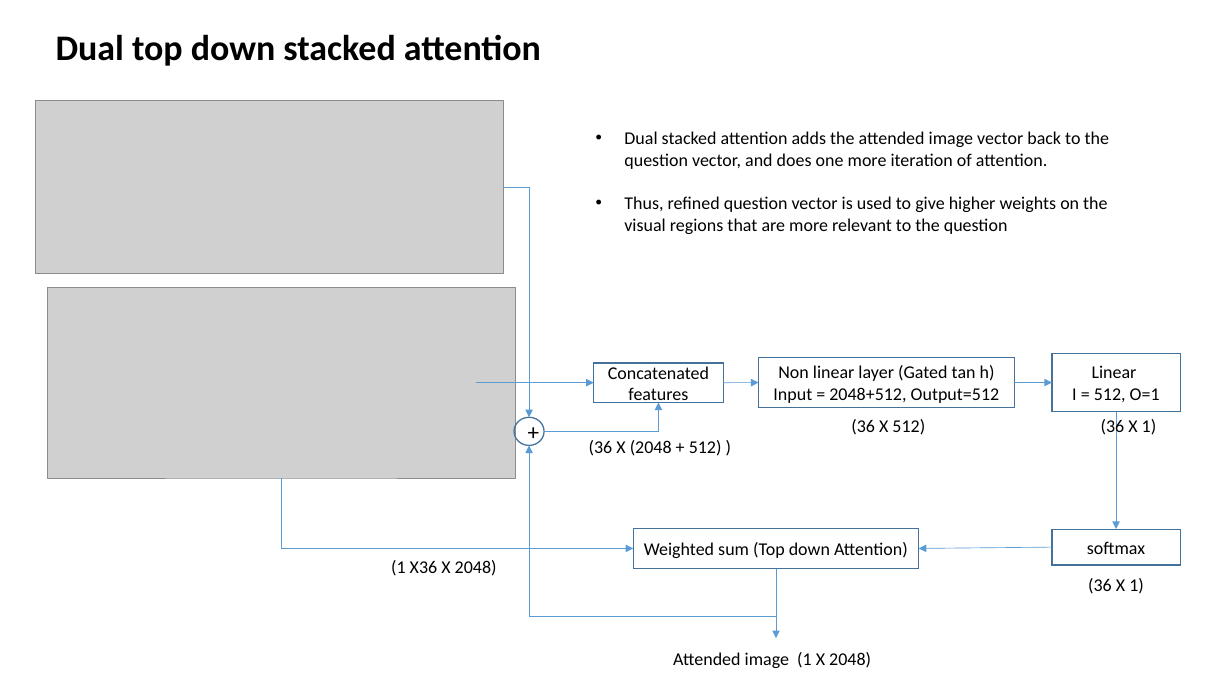
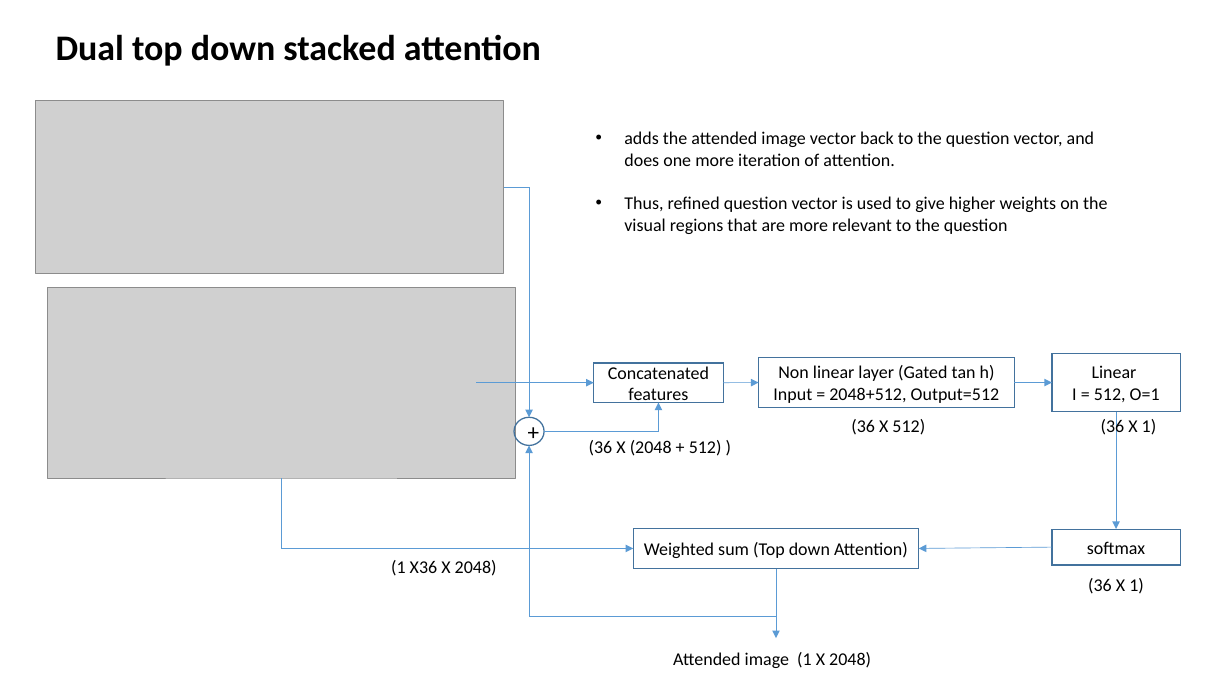
Before and after one commit to HarishMashetty/VisualQuestionAnswering, a slide deck: slide 11 of Project Proposal/VQA presentation.pptx (slide 10 before the commit). Drawn at 1232x693 pixels with LibreOffice and Linux fonts; fonts in the diff are those of the drawing; grey boxes stand for pictures. Boxes give left, top, right and bottom in pixels: in the first picture for what was removed or moved away, otherwise in the second. Text is boxed around its words. In the diff, an @@ line names an element or a change of style, - is before the commit and + after.

```diff
--- a/Project Proposal/VQA presentation.pptx
+++ b/Project Proposal/VQA presentation.pptx
@@ text at [624,131,1095,166]: text changed @@
-• Dual stacked attention adds the attended image vector back to the question vector, and does one more iteration of attention.
+• adds the attended image vector back to the question vector, and does one more iteration of attention.
```
Also in this commit, not shown: 5 other slides changed, 2 slides added, 3 other files.
